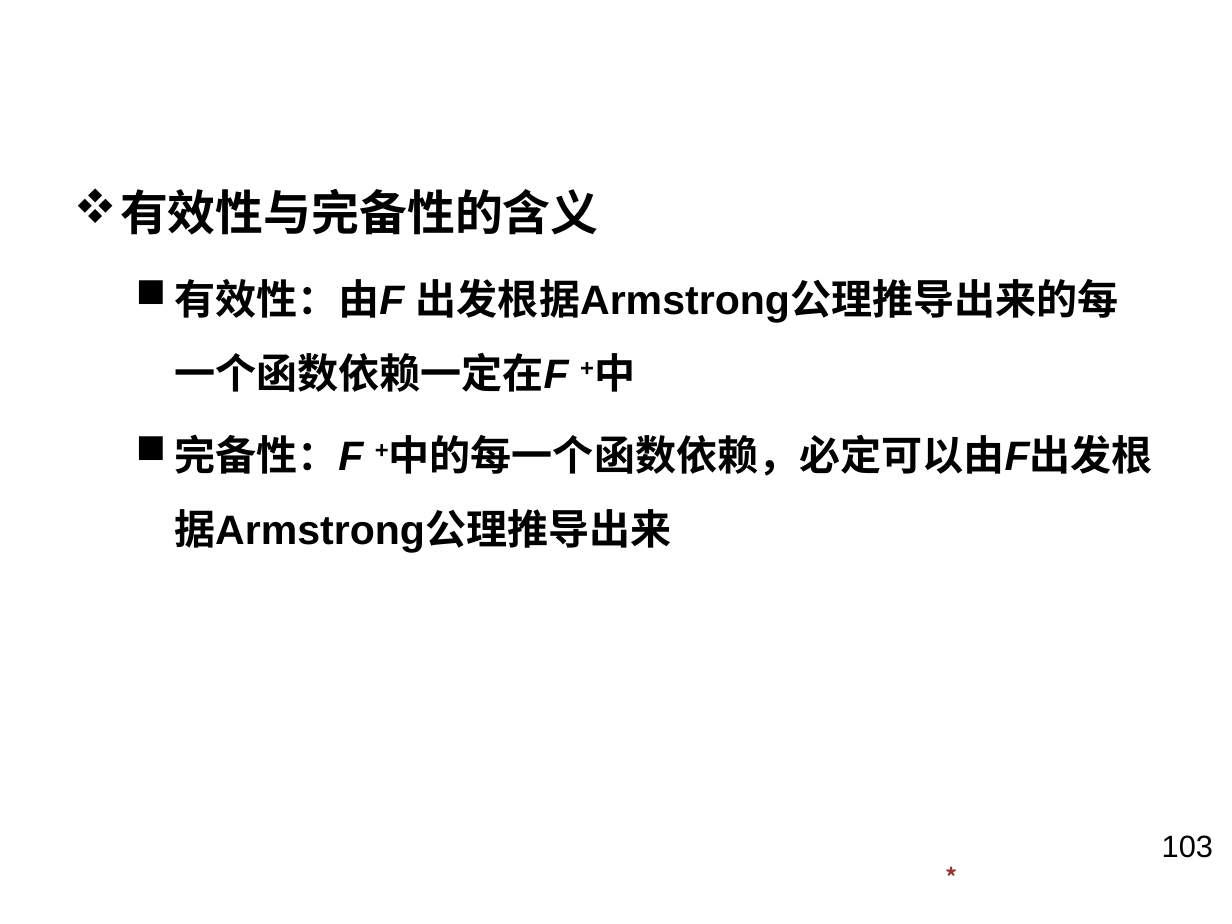
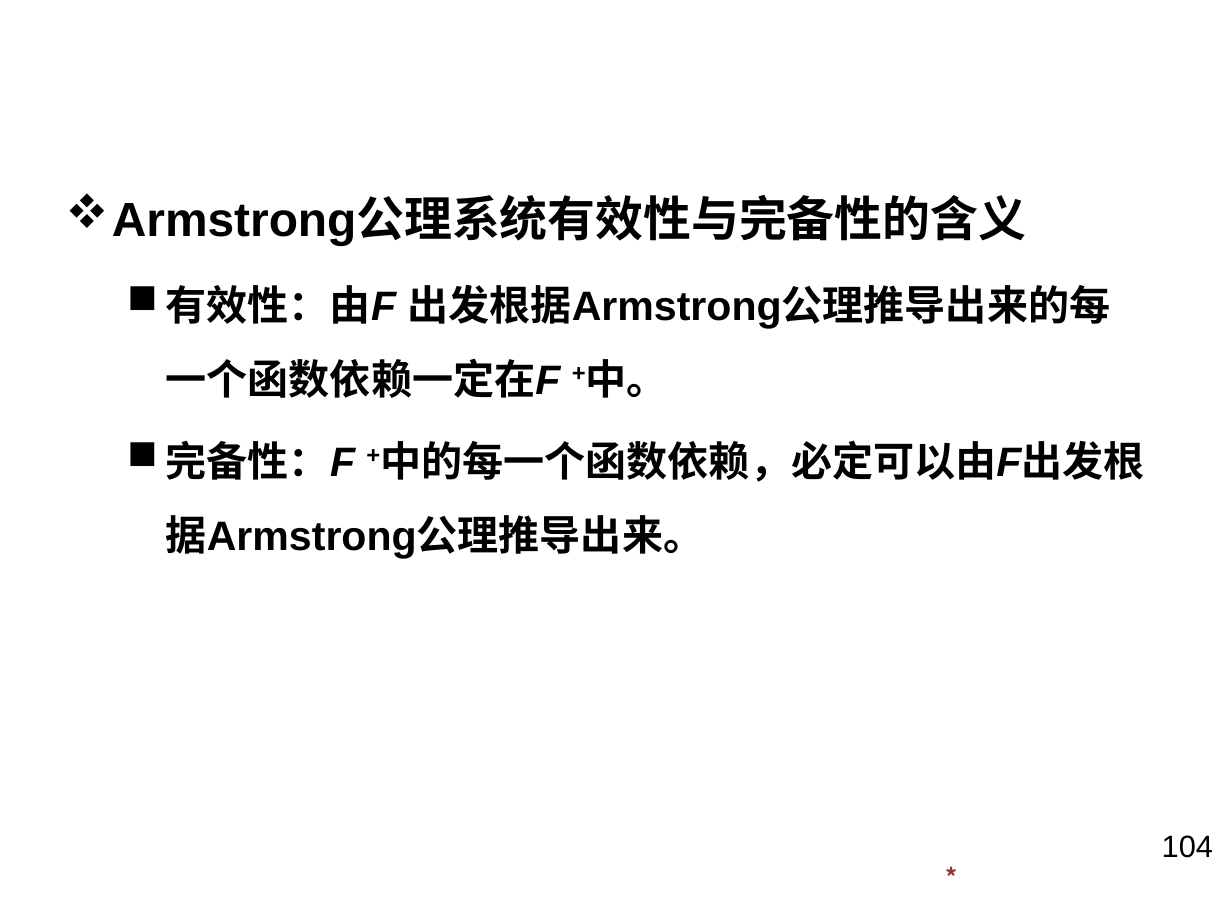
Before and after one commit to BlueVegetable/kejian, a slide deck: slide 104 of 数据库系统/第6章.pptx (slide 103 before the commit). Drawn at 1232x924 pixels with LibreOffice and Linux fonts; fonts in the diff are those of the drawing; background and template pictures are left out. Boxes give left, top, right and bottom in pixels: in the first picture for what was removed or moved away, otherwise in the second. Text is boxed around its words. In the diff, an @@ line names an element or a change of style, - is before the commit and + after.

Commit message:
添加了数据库的PPT

```diff
--- a/数据库系统/第6章.pptx
+++ b/数据库系统/第6章.pptx
@@ text at [112, 198, 1144, 559]: text changed @@
-有效性与完备性的含义
-  有效性：由F 出发根据Armstrong公理推导出来的每一个函数依赖一定在F +中
-  完备性：F +中的每一个函数依赖，必定可以由F出发根据Armstrong公理推导出来
+Armstrong公理系统有效性与完备性的含义
+  有效性：由F 出发根据Armstrong公理推导出来的每一个函数依赖一定在F +中。
+  完备性：F +中的每一个函数依赖，必定可以由F出发根据Armstrong公理推导出来。
@@ page number at [1162, 835, 1213, 858]: text changed @@
-103
+104
```
Also in this commit, not shown: 57 other slides changed, 1 slide added, 15 other files.
